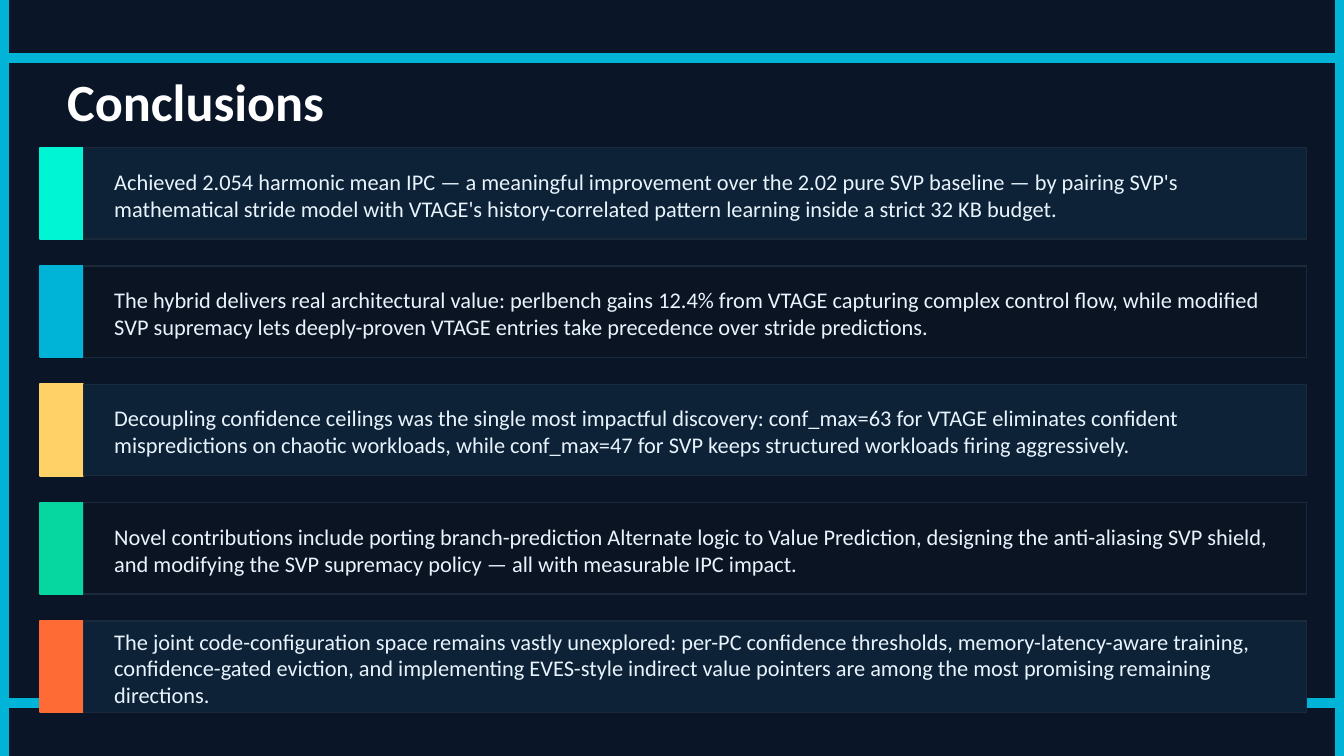
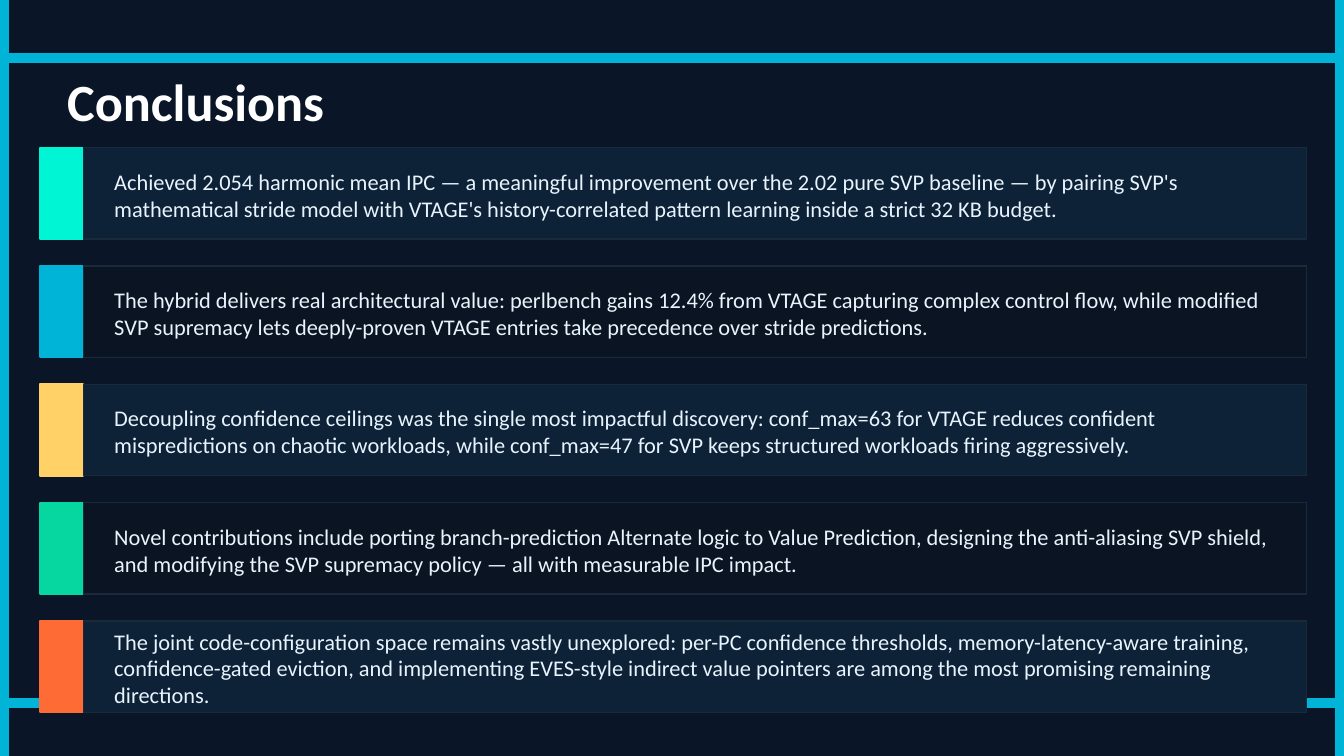
Before and after one commit to atshah29/aadesh-portfolio, a slide deck: slide 12 of public/assets/value-predictor-slides.pptx. Drawn at 1344x756 pixels with LibreOffice and Linux fonts; fonts in the diff are those of the drawing. Boxes give left, top, right and bottom in pixels: in the first picture for what was removed or moved away, otherwise in the second. Text is boxed around its words. In the diff, an @@ line names an element or a change of style, - is before the commit and + after.

```diff
--- a/public/assets/value-predictor-slides.pptx
+++ b/public/assets/value-predictor-slides.pptx
@@ text at (x1=114, y1=410, x2=1155, y2=457): text changed @@
-Decoupling confidence ceilings was the single most impactful discovery: conf_max=63 for VTAGE eliminates confident mispredictions on chaotic workloads, while conf_max=47 for SVP keeps structured workloads firing aggressively.
+Decoupling confidence ceilings was the single most impactful discovery: conf_max=63 for VTAGE reduces confident mispredictions on chaotic workloads, while conf_max=47 for SVP keeps structured workloads firing aggressively.
```
Also in this commit, not shown: 5 other slides changed, 4 other files.
